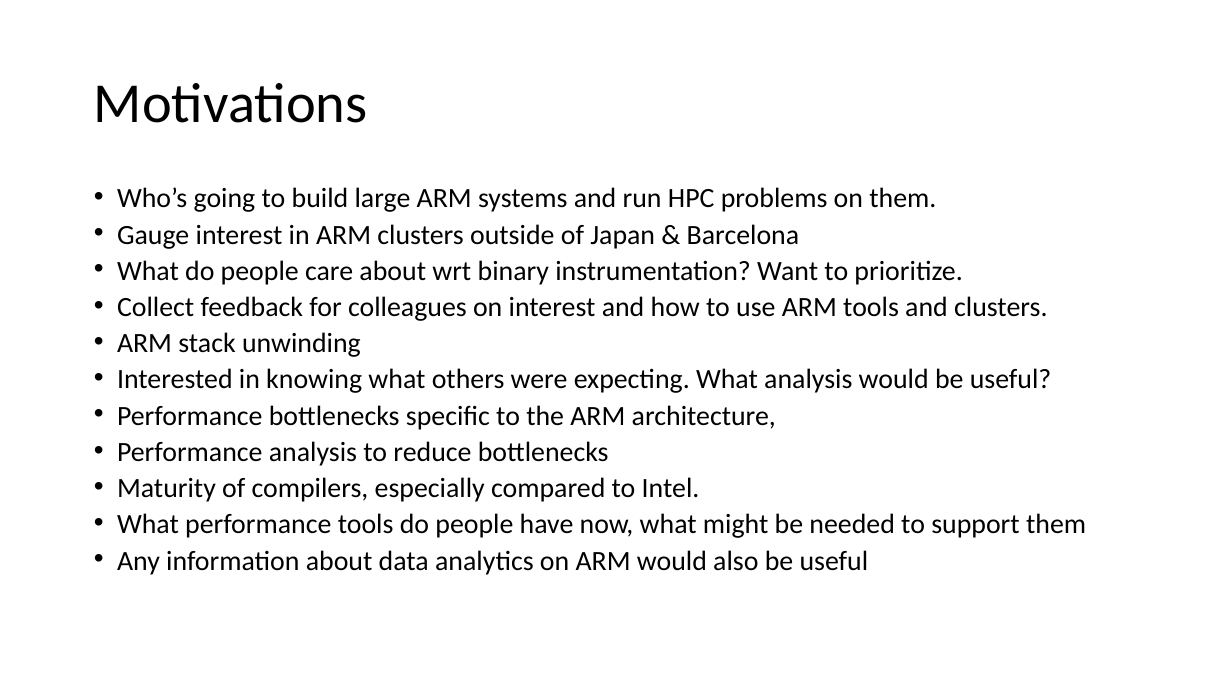
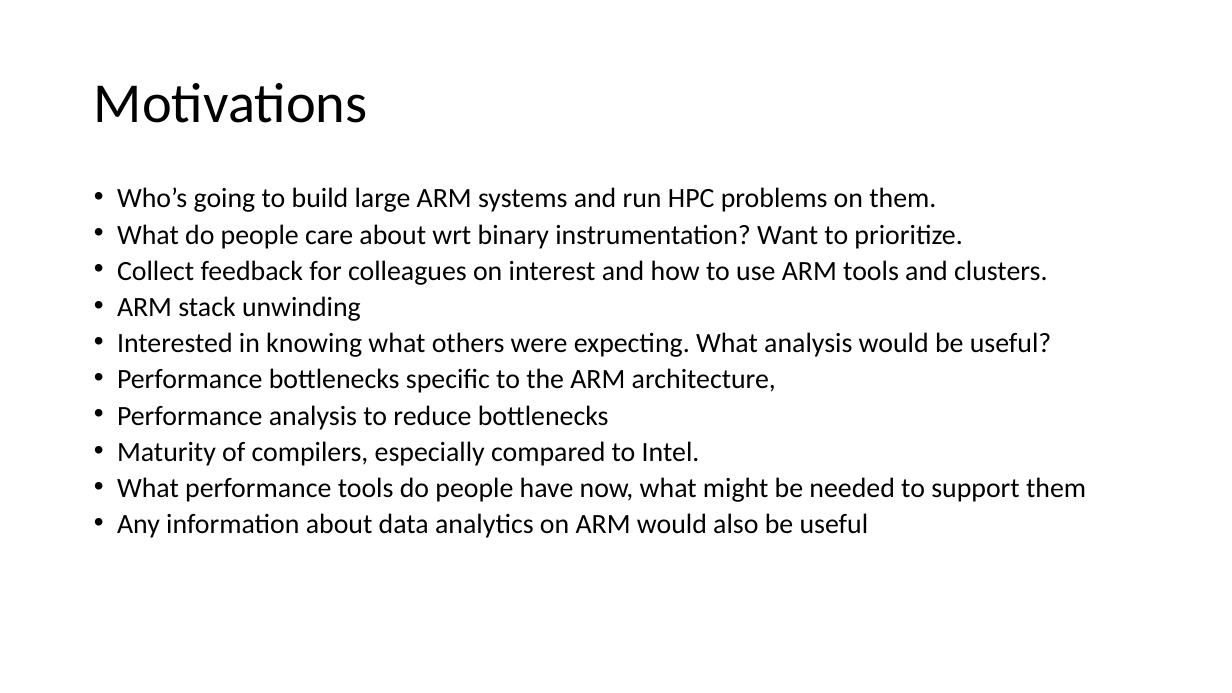
Before and after one commit to wrwilliams/petascale2017, a slide deck: slide 2 of assets/slides/ARM_working_group.pptx. Drawn at 1232x693 pixels with LibreOffice and Linux fonts; fonts in the diff are those of the drawing. Boxes give left, top, right and bottom in pixels: in the first picture for what was removed or moved away, otherwise in the second. Text is boxed around its words. In the diff, an @@ line names an element or a change of style, - is before the commit and + after.

Commit message:
More slides

```diff
--- a/assets/slides/ARM_working_group.pptx
+++ b/assets/slides/ARM_working_group.pptx
@@ text at <box>117,224,799,249</box>: paragraph removed @@
-• Gauge interest in ARM clusters outside of Japan & Barcelona
```
Also in this commit, not shown: 1 other slide changed, 3 other files.
